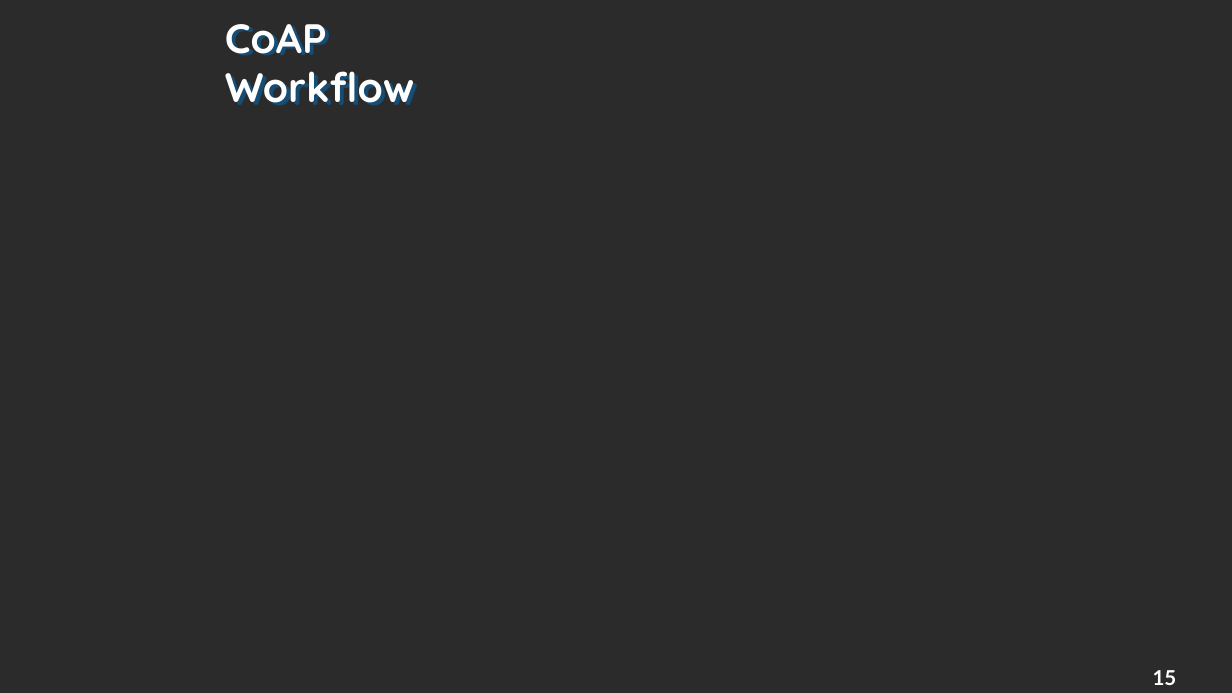
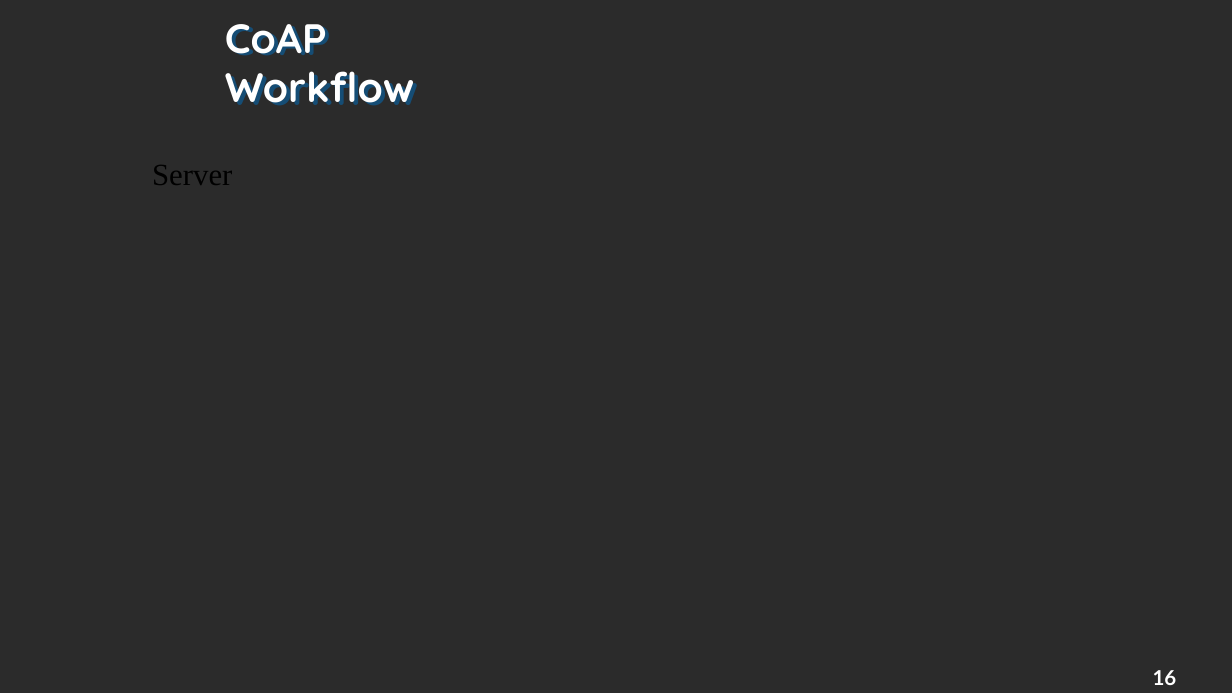
Before and after one commit to hoangnh0194/TrainingTMA, a slide deck: slide 16 of CoAPreport.pptx (slide 15 before the commit). Drawn at 1232x693 pixels with LibreOffice and Linux fonts; fonts in the diff are those of the drawing; background and template pictures are left out; a plain dark background stands for a picture behind light text. Boxes give left, top, right and bottom in pixels: in the first picture for what was removed or moved away, otherwise in the second. Text is boxed around its words. In the diff, an @@ line names an element or a change of style, - is before the commit and + after.

```diff
--- a/CoAPreport.pptx
+++ b/CoAPreport.pptx
@@ text added at (152, 165, 232, 185), 24 pt, text #000000 @@
+Server
@@ page number at (1153, 670, 1177, 685): text changed @@
-15
+16
```
Also in this commit, not shown: 10 other slides changed, 10 slides added, 1 other file.
